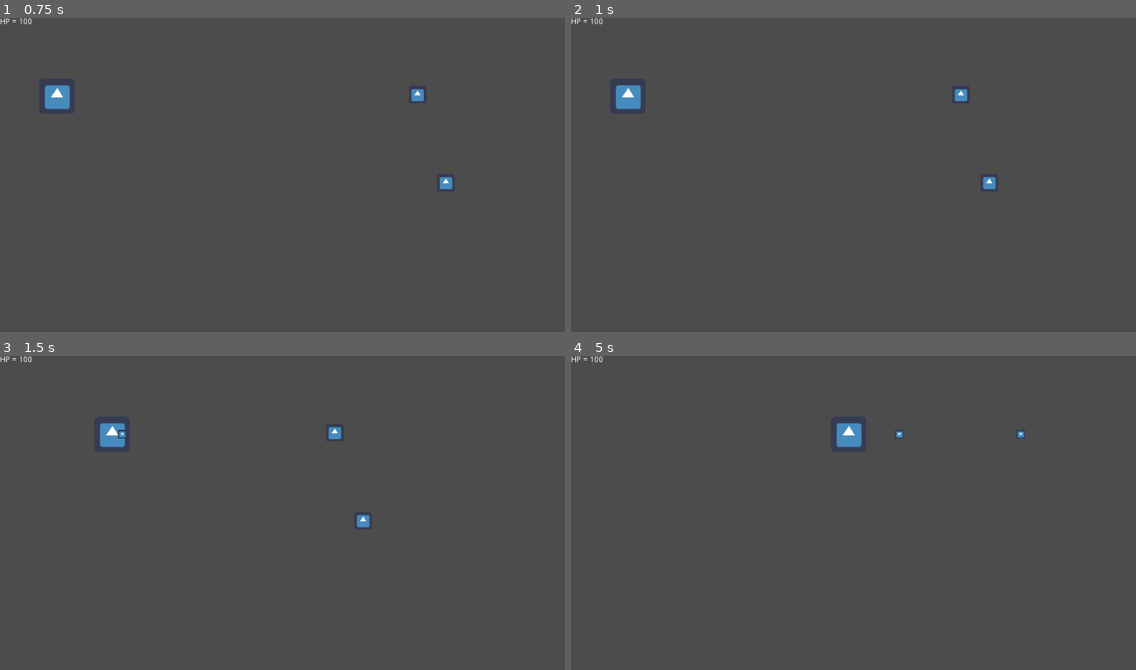
Above: before the commit, frames 1-4 (two rows, left to right).
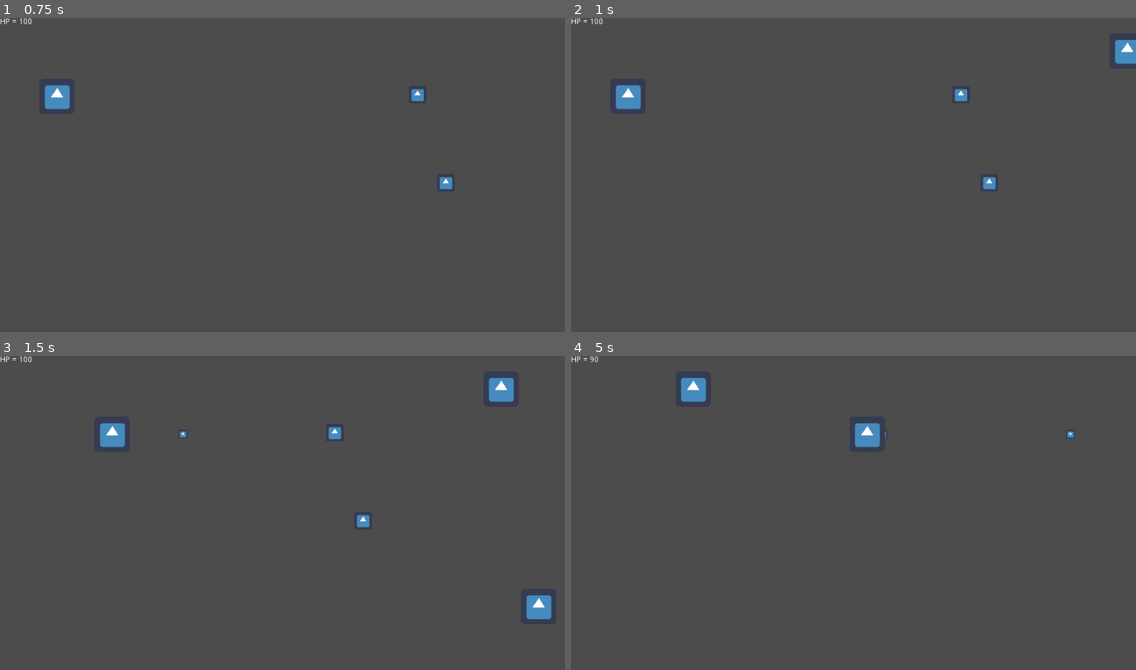
Above: after the commit, the same moments.

Repository: HasanMafatihul/jetpack-nightmare
Game: Godot game, scene res://scenes/screens/main_menu.tscn
Two runs of this game, one before a commit and one after it. Both use one fixed random seed, a clock stepped at 60 frames per second and the inputs below. The engine's default icon, where the game draws it, is replaced by a stand-in: a white triangle on a blue panel in a dark square.
Inputs:
- Up to frame 1 (0.75 s): click "START" at 0.5 s
- Up to frame 2 (1 s): no input
- Up to frame 3 (1.5 s): hold D (move_right) from 1.28 s (still down); hold Space (shoot) from 1.28 s (still down)
- Up to frame 4 (5 s): release D (move_right) at 2.03 s; release Space (shoot) at 2.03 s; hold S (move_down) 2.03-2.78 s; tap Space (shoot) at 2.1, 3.6 s; hold D (move_right) 2.78-3.53 s; hold Space (shoot) 2.78-3.53 s; hold W (move_up) 3.53-4.28 s; hold A (move_left) from 4.28 s (still down); hold Space (shoot) from 4.28 s (still down); tap Escape (pause, bound only after the commit) at 4.9 s

Frame 1 is identical in both runs. In frame 2, 0.3% of the frame differs, in the area x 96-100%, y 6-15%; in frame 3, 0.7%; in frame 4, 1.0%, in the area x 3-89%, y 0-29%.

Commit message:
Added generic obstacle. Added pausing ability in main game using UI

Diff:
--- a/project.godot
+++ b/project.godot
@@ -55,6 +55,11 @@
 "events": [ Object(InputEventKey,"resource_local_to_scene":false,"resource_name":"","device":0,"alt":false,"shift":false,"control":false,"meta":false,"command":false,"pressed":false,"scancode":32,"unicode":0,"echo":false,"script":null)
  ]
 }
+pause={
+"deadzone": 0.5,
+"events": [ Object(InputEventKey,"resource_local_to_scene":false,"resource_name":"","device":0,"alt":false,"shift":false,"control":false,"meta":false,"command":false,"pressed":false,"scancode":16777217,"unicode":0,"echo":false,"script":null)
+ ]
+}
 
 [layer_names]
 
--- a/scenes/bullet_default.tscn
+++ b/scenes/bullet_default.tscn
@@ -12,6 +12,7 @@
 
 [node name="icon" type="Sprite" parent="."]
 scale = Vector2( 0.25, 0.25 )
+z_index = -1
 texture = ExtResource( 1 )
 
 [node name="CollisionShape2D" type="CollisionShape2D" parent="."]
--- a/scenes/enemies/enemy.gd
+++ b/scenes/enemies/enemy.gd
@@ -1,20 +1,28 @@
 extends Area2D
 
+# Enemy damage. Adjustable
 export var damage = 10
+
+# Enemy custom speed. Adjustable
 export var move = 0
 
+# Independent enemy movement
 func _physics_process(delta):
 	translate(Vector2(-move * delta, 0))
 
+# Enemy hit something
 func _on_enemy_body_entered(body):
 	var layer = body.collision_layer
 	match layer:
+		# Bullet
 		4:
 			queue_free()
 			body.queue_free()
+		# Player
 		1:
 			body.damaged(damage)
 			queue_free()
+		# Last Boundary
 		8:
 			queue_free()
-			get_node("/root/main").damaged()
+			get_node("/root/main").damaged(damage)
--- a/scenes/enemies/enemy_generic.tscn
+++ b/scenes/enemies/enemy_generic.tscn
@@ -7,6 +7,7 @@
 extents = Vector2( 16, 16 )
 
 [node name="enemy" type="Area2D"]
+collision_layer = 2
 collision_mask = 4
 script = ExtResource( 2 )
 
--- a/scenes/main.tscn
+++ b/scenes/main.tscn
@@ -1,10 +1,11 @@
-[gd_scene load_steps=9 format=2]
+[gd_scene load_steps=10 format=2]
 
 [ext_resource path="res://scenes/Player.tscn" type="PackedScene" id=1]
 [ext_resource path="res://scenes/enemies/enemy_generic.tscn" type="PackedScene" id=2]
 [ext_resource path="res://scripts/levels.gd" type="Script" id=3]
 [ext_resource path="res://scenes/ui.tscn" type="PackedScene" id=4]
 [ext_resource path="res://scenes/coin.tscn" type="PackedScene" id=5]
+[ext_resource path="res://scenes/obstacles/obstacle_generic.tscn" type="PackedScene" id=6]
 
 [sub_resource type="SegmentShape2D" id=1]
 b = Vector2( 0, 600 )
@@ -50,6 +51,12 @@
 [node name="coin" parent="levels" instance=ExtResource( 5 )]
 position = Vector2( 844.685, 299.384 )
 
+[node name="obstacle" parent="levels" instance=ExtResource( 6 )]
+position = Vector2( 1094.86, 59.9048 )
+
+[node name="obstacle2" parent="levels" instance=ExtResource( 6 )]
+position = Vector2( 1162.94, 455.017 )
+
 [node name="ui" parent="." instance=ExtResource( 4 )]
 
 [node name="lastboundary" type="Node2D" parent="."]
--- /dev/null
+++ b/scenes/obstacles/obstacle.gd
@@ -0,0 +1,21 @@
+extends Area2D
+
+# Obstacle damage. Adjustable
+export var damage = 10
+
+# Obstacle hit something
+
+
+func _on_obstacle_body_entered(body):
+	var layer = body.collision_layer
+	match layer:
+		# Bullet
+		4:
+			body.queue_free()
+		# Player
+		1:
+			body.damaged(damage)
+			queue_free()
+		# Last Boundary
+		8:
+			queue_free()
--- a/scenes/obstacles/obstacle_generic.tscn
+++ b/scenes/obstacles/obstacle_generic.tscn
@@ -1,14 +1,19 @@
-[gd_scene load_steps=3 format=2]
+[gd_scene load_steps=4 format=2]
 
 [ext_resource path="res://icon.png" type="Texture" id=1]
+[ext_resource path="res://scenes/obstacles/obstacle.gd" type="Script" id=2]
 
 [sub_resource type="RectangleShape2D" id=1]
 extents = Vector2( 32, 32 )
 
-[node name="Area2D" type="Area2D"]
+[node name="obstacle" type="Area2D"]
+collision_mask = 5
+script = ExtResource( 2 )
 
 [node name="icon" type="Sprite" parent="."]
 texture = ExtResource( 1 )
 
 [node name="CollisionShape2D" type="CollisionShape2D" parent="."]
 shape = SubResource( 1 )
+
+[connection signal="body_entered" from="." to="." method="_on_obstacle_body_entered"]
--- a/scenes/ui.gd
+++ b/scenes/ui.gd
@@ -1,8 +1,15 @@
 extends Control
 
+# Player's status
 var status = {
 	"hp": 100
 }
 
 func _process(delta):
+	# Updating UI
 	$hp.text = "HP = " + str(status["hp"])
+
+	# Pausing
+	if Input.is_action_just_pressed("pause"):
+			get_tree().paused = !get_tree().paused
+			print("paused")
--- a/scenes/ui.tscn
+++ b/scenes/ui.tscn
@@ -3,6 +3,7 @@
 [ext_resource path="res://scenes/ui.gd" type="Script" id=1]
 
 [node name="ui" type="Control"]
+pause_mode = 2
 margin_right = 1028.0
 margin_bottom = 600.0
 script = ExtResource( 1 )
--- a/scripts/bullet_default.gd
+++ b/scripts/bullet_default.gd
@@ -1,9 +1,12 @@
 extends KinematicBody2D
 
-export var speed = 10
+# Bullet's speed
+export var speed = 20
 
+# Bullet movement
 func _physics_process(delta):
+
 	var collision = move_and_collide(Vector2(speed, 0))
+
 	if collision != null:
 		queue_free()
-		print("am free")
--- a/scripts/levels.gd
+++ b/scripts/levels.gd
@@ -11,5 +11,5 @@
 	level.translate(Vector2(-move_speed * delta, 0))
 	ui.status = player.status
 
-func damaged():
-	world_health -= 1
+func damaged(damage:int):
+	player.damaged(damage)
--- a/scripts/player.gd
+++ b/scripts/player.gd
@@ -10,7 +10,7 @@
 # Variables
 var velocity
 var cd = 0.2
-var timer = 0
+var cd_timer = 0
 
 # Player status
 var status = {
@@ -38,15 +38,16 @@
 
 func _process(delta):
 
-	if timer > 0:
-		timer -= delta
+	# Cooldown timer
+	if cd_timer > 0:
+		cd_timer -= delta
 
 	# Shooting
-	if Input.is_action_pressed("shoot") and timer <= 0:
+	if Input.is_action_pressed("shoot") and cd_timer <= 0:
 		var inst = bullet.instance()
 		inst.transform = transform
 		get_parent().add_child(inst)
-		timer = cd
+		cd_timer = cd
 		print("Shoot!")
 
 
